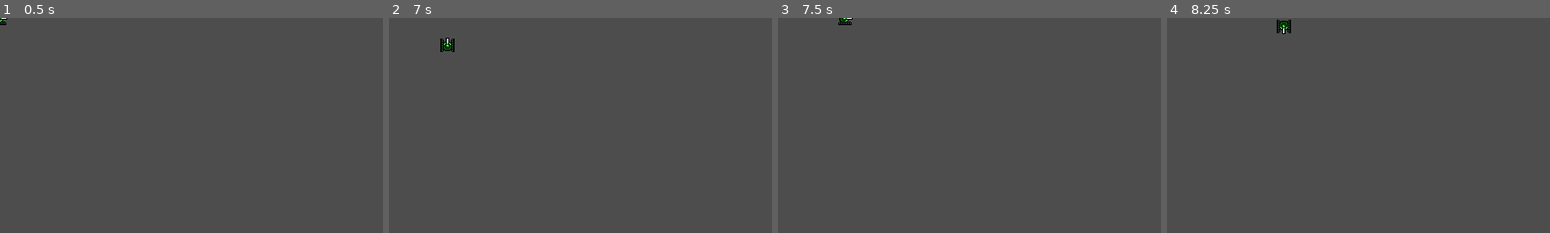
Above: before the commit, frames 1-4 (left to right).
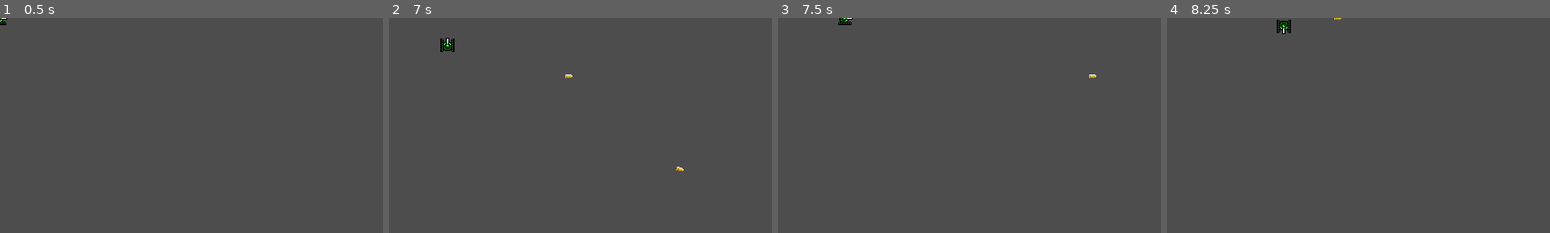
Above: after the commit, the same moments.

Repository: X4muel/core-mechanics
Game: Godot game, scene res://Character/TankCharacter.tscn
The game is run twice, just before and just after one commit, with the same random seed, the same clock (stepped at 60 frames per second) and the same inputs. The project has no main scene, so this scene is started directly.
Inputs:
- Up to frame 1 (0.5 s): no input
- Up to frame 2 (7 s): tap Enter at 0.5 s; hold Right (ui_right) 0.53-1.28 s; hold X (fire, bound only after the commit) 0.53-1.28 s; hold Down (ui_down) 1.28-2.03 s; tap X (fire, bound only after the commit) every 1.5 s from 1.35 to 5.85 s; hold Right (ui_right) 2.03-2.78 s; hold X (fire, bound only after the commit) 2.03-2.78 s; hold Up (ui_up) 2.78-3.53 s; hold X (fire, bound only after the commit) 3.53-4.28 s; hold Left (ui_left) 3.53-5.03 s; hold Down (ui_down) 5.03-5.78 s; hold X (fire, bound only after the commit) 5.03-5.78 s; hold Right (ui_right) 5.78-6.53 s; hold Up (ui_up) from 6.53 s (still down); hold X (fire, bound only after the commit) from 6.53 s (still down)
- Up to frame 3 (7.5 s): release Up (ui_up) at 7.28 s; release X (fire, bound only after the commit) at 7.28 s; hold Right (ui_right) from 7.28 s (still down); tap X (fire, bound only after the commit) at 7.35 s
- Up to frame 4 (8.25 s): release Right (ui_right) at 8.03 s; hold Down (ui_down) from 8.03 s (still down); hold X (fire, bound only after the commit) from 8.03 s (still down)

Frame 1 is identical in both runs. In frame 2, less than 0.1% of the frame differs, in the area x 46-77%, y 26-72%; in frame 3, less than 0.1%; in frame 4, less than 0.1%.

Commit message:
feat: Player Shooting

Diff:
--- /dev/null
+++ b/Character/Bullet.tscn
@@ -0,0 +1,10 @@
+[gd_scene format=3 uid="uid://djri0n2xanff2"]
+
+[ext_resource type="Script" uid="uid://cy73kjr3u575h" path="res://Character/bullet.gd" id="1_kxmi0"]
+[ext_resource type="Texture2D" uid="uid://dvobblwi1kuei" path="res://Character/Bullet.png" id="2_nehfg"]
+
+[node name="Bullet" type="CharacterBody2D" unique_id=1514506018]
+script = ExtResource("1_kxmi0")
+
+[node name="Sprite2D" type="Sprite2D" parent="." unique_id=1229718839]
+texture = ExtResource("2_nehfg")
--- a/Character/PlayerTank.gd
+++ b/Character/PlayerTank.gd
@@ -3,9 +3,12 @@
 @export var speed: float = 100.0
 @export var rotation_speed: float = 20.0 # Aumentei um pouco pra não ficar lerdo
 
+@export var bullet_scene: PackedScene
+
+var input_vector = Vector2.ZERO
+
 func _physics_process(_delta: float) -> void:
-	var input_vector := Vector2.ZERO
-
+	input_vector = Vector2.ZERO
 	if Input.is_action_pressed("ui_right"):
 		input_vector.x = 1
 	elif Input.is_action_pressed("ui_left"):
@@ -32,3 +35,14 @@
 		velocity = Vector2.ZERO
 
 	move_and_slide()
+
+func _input(event: InputEvent) -> void:
+	if event.is_action_pressed("fire"):
+		shoot_bullet()
+
+func shoot_bullet() -> void:
+	var bullet_instance = bullet_scene.instantiate()
+	bullet_instance.position = position
+	bullet_instance.rotation = rotation
+	bullet_instance.direction = Vector2.RIGHT.rotated(rotation)
+	get_parent().add_child(bullet_instance)
--- a/Character/TankCharacter.tscn
+++ b/Character/TankCharacter.tscn
@@ -1,6 +1,7 @@
 [gd_scene format=3 uid="uid://c2wa1pqk6sxw"]
 
 [ext_resource type="Script" uid="uid://cjnsekdxa8w4" path="res://Character/PlayerTank.gd" id="1_8evnh"]
+[ext_resource type="PackedScene" uid="uid://djri0n2xanff2" path="res://Character/Bullet.tscn" id="2_1py31"]
 [ext_resource type="Texture2D" uid="uid://b6xs6vji6mxhh" path="res://Character/Tank1.png" id="2_otehv"]
 
 [sub_resource type="RectangleShape2D" id="RectangleShape2D_1py31"]
@@ -8,8 +9,7 @@
 
 [node name="TankCharacter" type="CharacterBody2D" unique_id=1050545073]
 script = ExtResource("1_8evnh")
-speed = null
-rotation_speed = null
+bullet_scene = ExtResource("2_1py31")
 
 [node name="Sprite2D" type="Sprite2D" parent="." unique_id=648073518]
 texture = ExtResource("2_otehv")
--- /dev/null
+++ b/Character/bullet.gd
@@ -0,0 +1,13 @@
+extends CharacterBody2D
+
+@export var speed: float = 300.0
+
+var direction: Vector2 = Vector2.ZERO
+
+func _physics_process(_delta: float) -> void:
+	if direction != Vector2.ZERO:
+		velocity = direction * speed
+	else:
+		velocity = Vector2.ZERO
+
+	move_and_slide()
--- a/project.godot
+++ b/project.godot
@@ -18,6 +18,16 @@
 
 window/size/viewport_width=426
 window/size/viewport_height=240
+window/stretch/mode="canvas_items"
+window/stretch/aspect="expand"
+
+[input]
+
+fire={
+"deadzone": 0.2,
+"events": [Object(InputEventKey,"resource_local_to_scene":false,"resource_name":"","device":-1,"window_id":0,"alt_pressed":false,"shift_pressed":false,"ctrl_pressed":false,"meta_pressed":false,"pressed":false,"keycode":0,"physical_keycode":88,"key_label":0,"unicode":120,"location":0,"echo":false,"script":null)
+]
+}
 
 [physics]
 
Binary file added: Character/Bullet.png
Not shown, added: Character/Bullet.png.import
Not shown, added: Character/bullet.gd.uid
